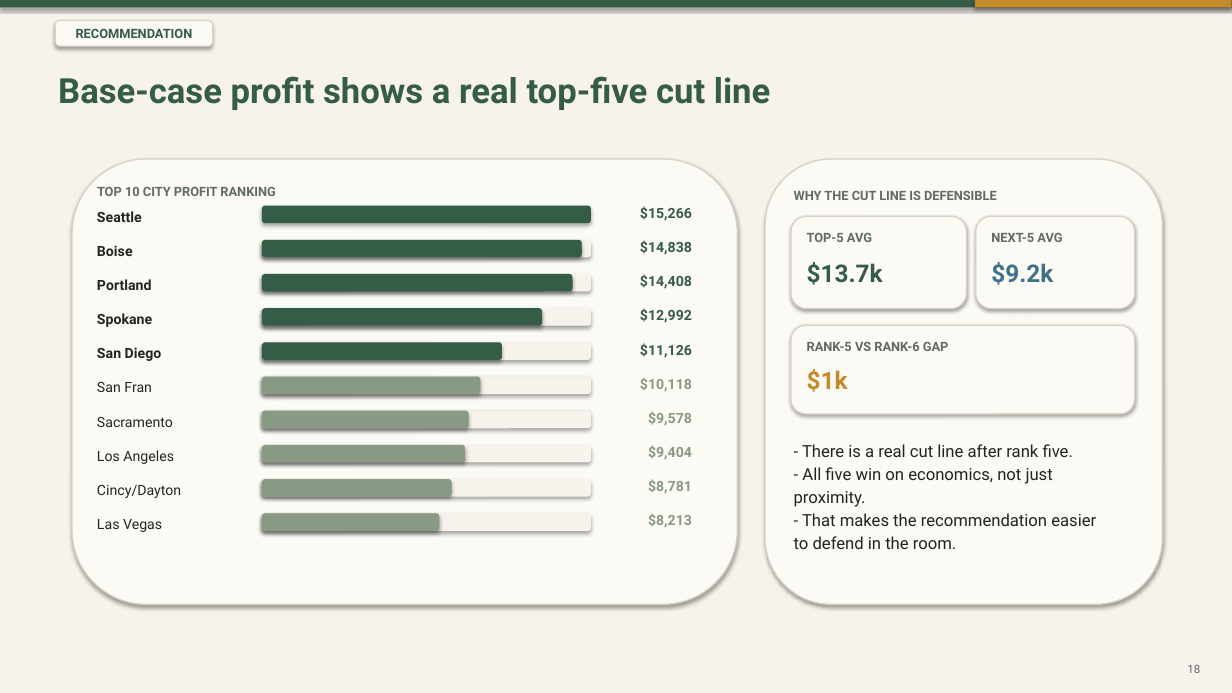
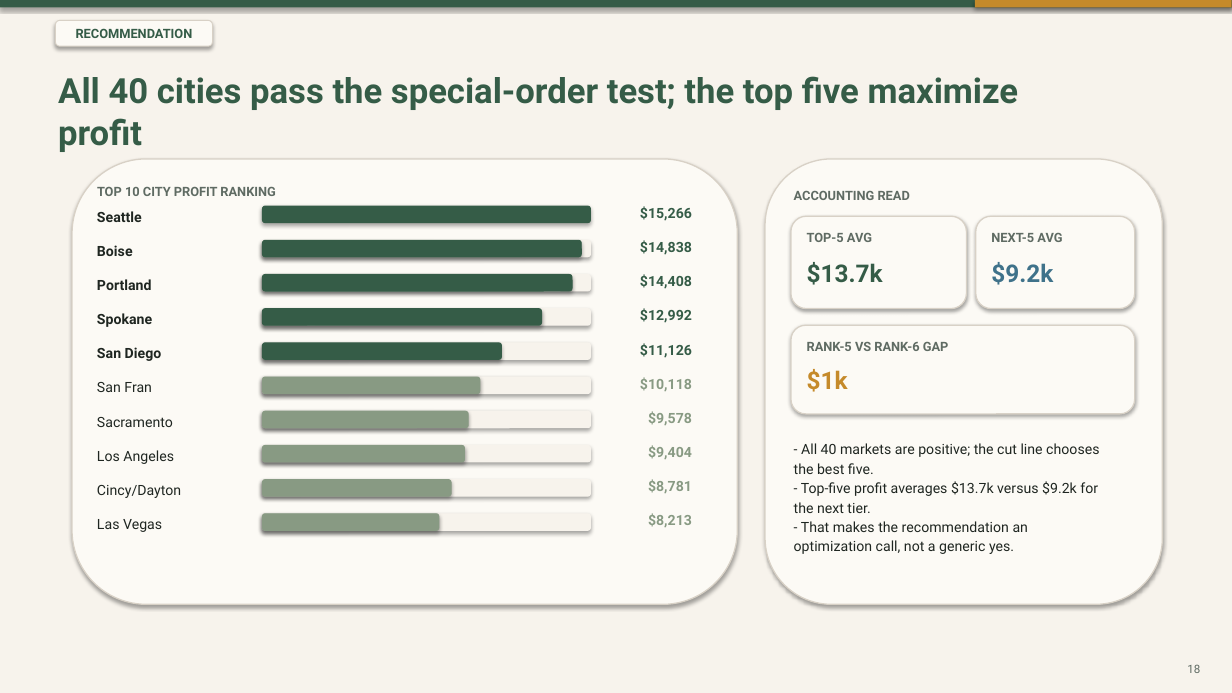
Before and after one commit to Knightery/IMA2026, a slide deck: slide 18 of slides/case-deck.pptx. Drawn at 1232x693 pixels with LibreOffice and Linux fonts; fonts in the diff are those of the drawing. Boxes give left, top, right and bottom in pixels: in the first picture for what was removed or moved away, otherwise in the second. Text is boxed around its words. In the diff, an @@ line names an element or a change of style, - is before the commit and + after.

Commit message:
Upgrade deck with management accounting analysis

```diff
--- a/slides/case-deck.pptx
+++ b/slides/case-deck.pptx
@@ text at (58, 76, 1019, 152): text changed @@
-Base-case profit shows a real top-five cut line
+All 40 cities pass the special-order test; the top five maximize profit
@@ text at (794, 191, 910, 200): text changed @@
-WHY THE CUT LINE IS DEFENSIBLE
+ACCOUNTING READ
@@ text at (794, 443, 1099, 554): text changed; size 13 to 11 pt @@
-- There is a real cut line after rank five.
-- All five win on economics, not just proximity.
-- That makes the recommendation easier to defend in the room.
+- All 40 markets are positive; the cut line chooses the best five.
+- Top-five profit averages $13.7k versus $9.2k for the next tier.
+- That makes the recommendation an optimization call, not a generic yes.
```
Also in this commit, not shown: 4 other slides changed, 5 slides added, 5 slides removed, 8 other files.
